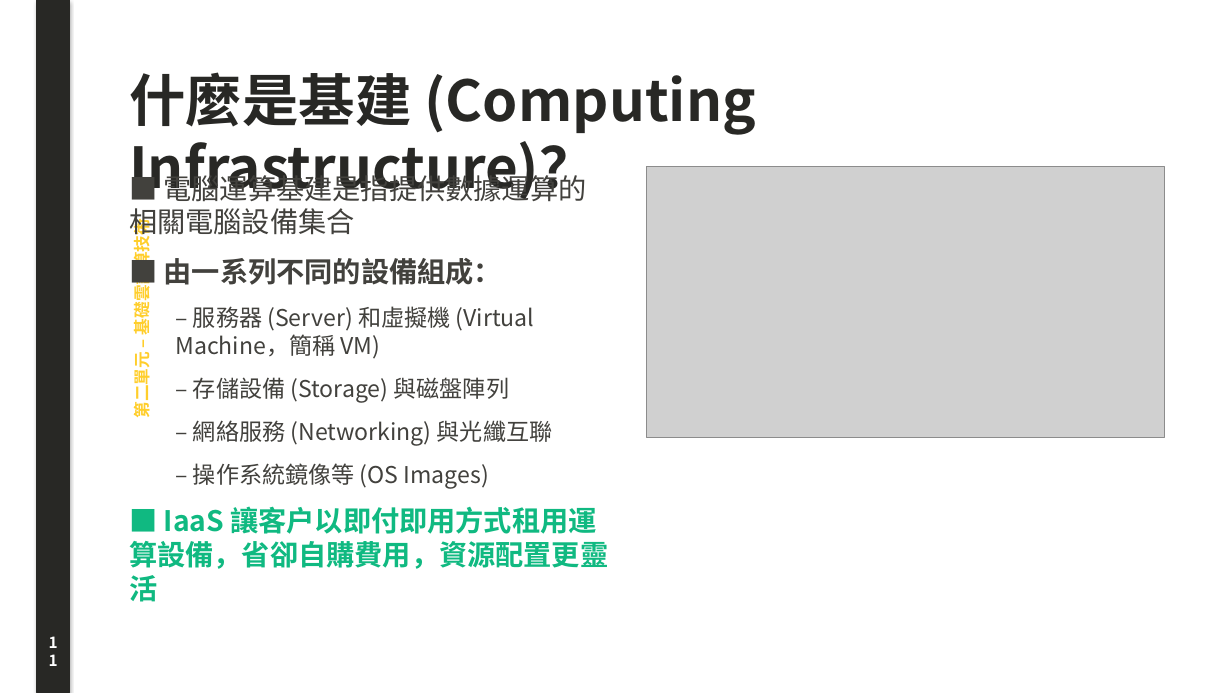
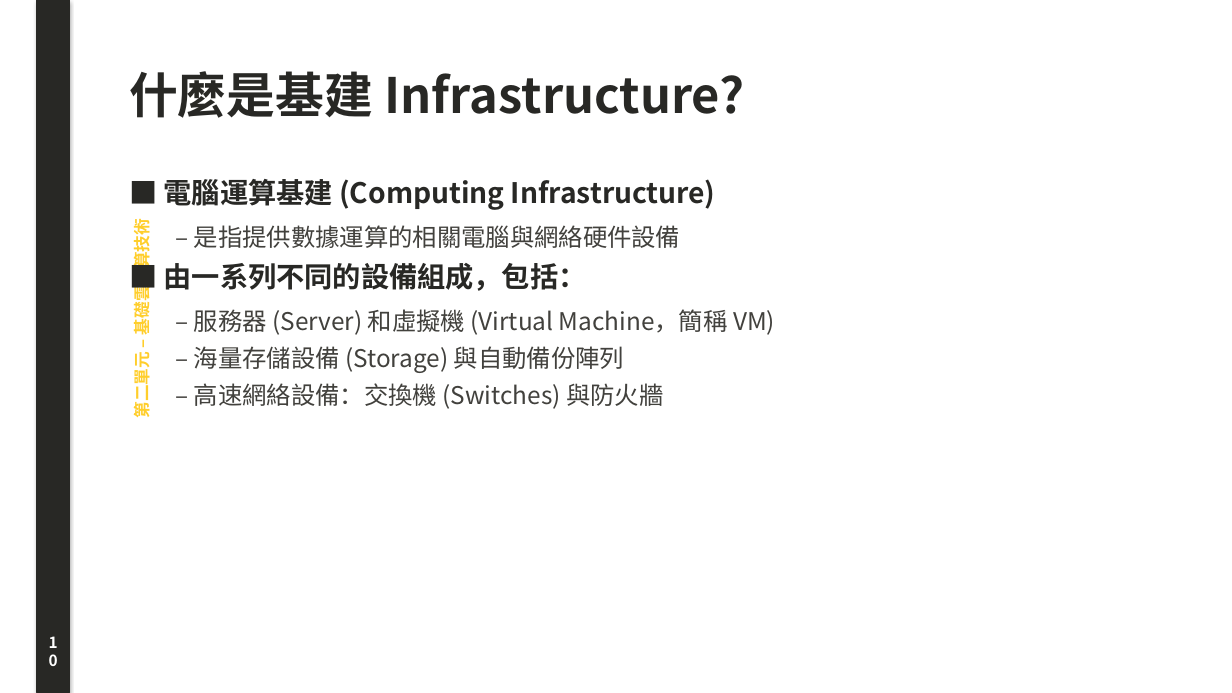
Before and after one commit to joe-ging/seed-cloud-curriculum, a slide deck: slide 10 of downloads/Deck01_Cloud_Foundations_Lecture_Note.pptx (slide 11 before the commit). Drawn at 1232x693 pixels with LibreOffice and Linux fonts; fonts in the diff are those of the drawing; grey boxes stand for pictures. Boxes give left, top, right and bottom in pixels: in the first picture for what was removed or moved away, otherwise in the second. Text is boxed around its words. In the diff, an @@ line names an element or a change of style, - is before the commit and + after.

Commit message:
feat: 100% faithful original deck layout with large pizza & real photos gallery

```diff
--- a/downloads/Deck01_Cloud_Foundations_Lecture_Note.pptx
+++ b/downloads/Deck01_Cloud_Foundations_Lecture_Note.pptx
@@ text at box(129, 71, 744, 118): text changed; size 44 to 38 pt @@
-什麼是基建 (Computing Infrastructure)？
+什麼是基建 Infrastructure?
@@ text at box(164, 179, 716, 291): text changed; text colour #42413D to #282825; bold on @@
-■ 電腦運算基建是指提供數據運算的相關電腦設備集合
-■ 由一系列不同的設備組成：
+■ 電腦運算基建 (Computing Infrastructure)
+  – 是指提供數據運算的相關電腦與網絡硬件設備
+■ 由一系列不同的設備組成，包括：
@@ picture removed at box(647, 166, 1165, 437) @@
@@ text at box(194, 309, 775, 335): size 18 to 19 pt in "– 服務器 (Server) 和虛擬機 (Virtual Machine，簡稱 VM)"; less space between paragraphs @@
@@ text at box(194, 346, 663, 409): text changed; size 18 to 19 pt @@
-  – 存儲設備 (Storage) 與磁盤陣列
-  – 網絡服務 (Networking) 與光纖互聯
-  – 操作系統鏡像等 (OS Images)
-■ IaaS 讓客戶以即付即用方式租用運算設備，省卻自購費用，資源配置更靈活
+  – 海量存儲設備 (Storage) 與自動備份陣列
+  – 高速網絡設備：交換機 (Switches) 與防火牆
@@ text at box(37, 628, 69, 665): text changed @@
-11
+10
```
Also in this commit, not shown: 23 other slides changed, 16 slides added, 16 slides removed, 42 other files.
